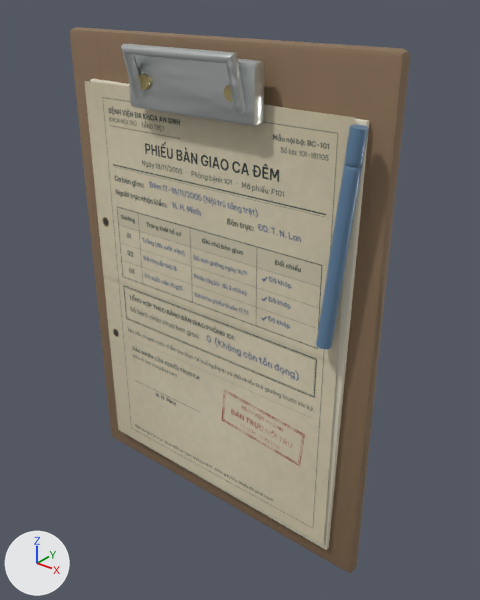
The FBX model Prototype/Assets/CTCC/Art/Meshes/CTCC_PROP_ClipboardF101.fbx as it was, and as the next commit left it.
Before and after are seen from a 50 mm lens placed at (0.289, -0.326, 0.215), pointed at (0.019, 0.011, 0.006). The axes (+X, +Y, +Z) are drawn at lower left. The lights are the same throughout. The picture after the commit comes second. Vertices at exactly the same position are counted once.

Names of what the first picture shows: 'CTCC_PROP_ClipboardF101'.
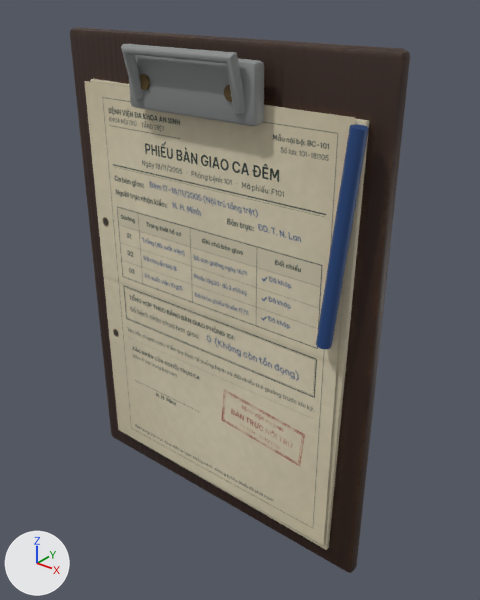
Boxes [x1, y1, x2, y2] around the edits, measured in the pictures (480 x 600 px; the box of a moved part takes in the faces that stretch with it):
part 1 of me_cube, moved or reshaped
    both: [140, 74, 148, 89]
part 2 of me_cube, moved or reshaped (mostly hidden)
    both: [224, 85, 232, 98]
part 3 of me_cube, recoloured (brown to black)
    both: [70, 27, 410, 573]
part 4 of me_cube, recoloured
    both: [90, 79, 369, 550]
part 5 of me_cube, recoloured (darker)
    both: [121, 44, 264, 126]
part 6 of me_cube, recoloured
    both: [139, 74, 232, 102]
part 7 of me_cube, recoloured (darker)
    both: [316, 124, 369, 349]

The change in detail:
Picture 'LOC03_Clipboard_Normal.png' (img_loc03_clipboard_normal_png) is new.
Picture 'LOC03_Clipboard_Color.png' (img_loc03_clipboard_color_png) is new.
Material 'LOC03_Clipboard' (mat_loc03_clipboard) is new.
Uses the picture img_loc03_clipboard_color_png.
Uses the picture img_loc03_clipboard_normal_png.
me_cube has 272 vertices, 287 faces and spans x -0.132..0.132, y -0.029..0.012, z -0.183..0.183.
me_cube is used by ob_ctcc_prop_clipboardf101; location (0.0, 0.0, 0.0).
Verts and faces of me_cube; kept vertices keep their numbers, new ones are numbered from 272.
Before the commit, vertices of me_cube: 213 (-0.036, -0.019, 0.16) at pixel (142, 73), 217 (-0.031, -0.019, 0.157) at pixel (148, 80), 218 (-0.031, 0.012, 0.153), 221 (-0.033, -0.019, 0.151) at pixel (146, 89), 222 (-0.036, 0.012, 0.15).
Before the commit, vertices of me_cube: 226 (-0.041, 0.012, 0.153), 229 (-0.041, -0.019, 0.157), 230 (-0.039, 0.012, 0.159).
Before the commit, vertices of me_cube: 233 (0.036, -0.019, 0.16) at pixel (230, 84), 237 (0.041, -0.019, 0.157), 238 (0.041, 0.012, 0.153), 241 (0.039, -0.019, 0.151), 242 (0.036, 0.012, 0.15).
Before the commit, vertices of me_cube: 246 (0.031, 0.012, 0.153), 249 (0.031, -0.019, 0.157) at pixel (223, 89), 250 (0.033, 0.012, 0.159).
Part 1, on me_cube:
Faces deleted: (217, 229, 221), (218, 226, 230), (213, 229, 217), (218, 222, 226).
New faces: (213, 229, 221), (222, 226, 230), (213, 221, 217), (218, 222, 230) (mat_loc03_clipboard).
Part 2, on me_cube:
Faces deleted: (237, 249, 241), (238, 246, 250), (233, 249, 237), (238, 242, 246).
New faces: (233, 249, 241), (242, 246, 250), (233, 241, 237), (238, 242, 250) (mat_loc03_clipboard).
me_cube part 3: 54 faces spanning x -0.132..0.132, y 0.001..0.012, z -0.183..0.183 switch from mat_wooddoor to mat_loc03_clipboard.
me_cube part 4: 54 faces spanning x -0.111..0.117, y -0.004..0.0, z -0.166..0.15 switch from mat_paper (pale yellow #e5dec8) to mat_loc03_clipboard.
me_cube part 5: 100 faces spanning x -0.052..0.052, y -0.029..-0.006, z 0.137..0.178 switch from mat_steel to mat_loc03_clipboard.
me_cube part 6: 44 faces spanning x -0.041..0.041, y -0.019..0.012, z 0.15..0.16 switch from mat_brass to mat_loc03_clipboard.
me_cube part 7: 21 faces spanning x 0.1..0.123, y -0.018..-0.008, z 0.01..0.145 switch from mat_enamelblue to mat_loc03_clipboard.
